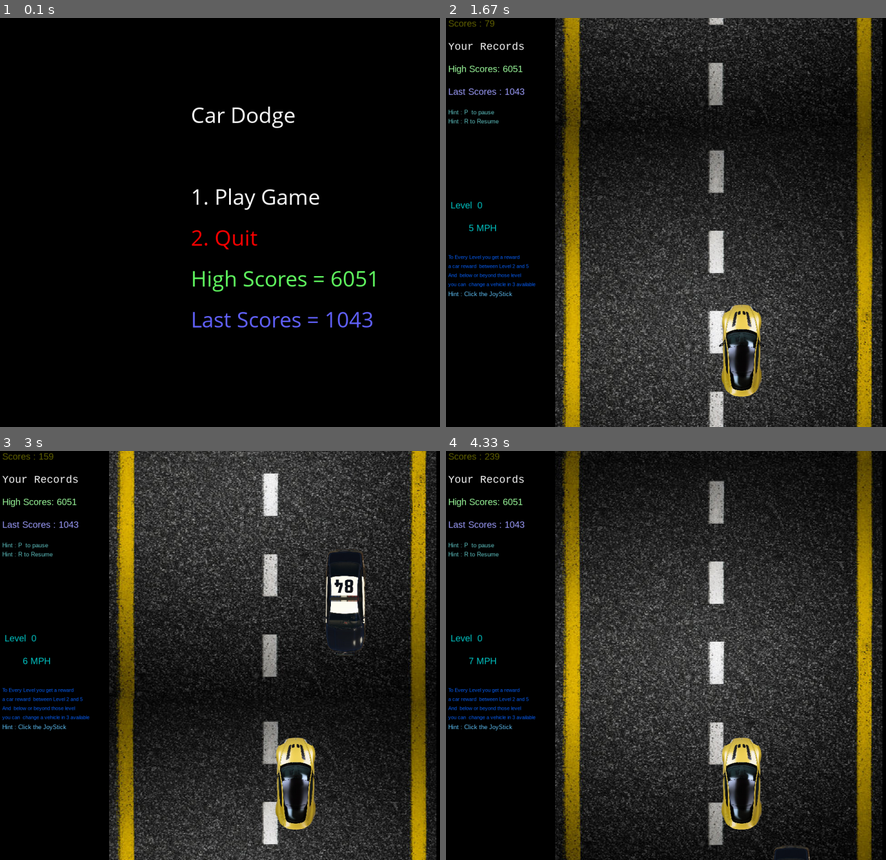
Above: before the commit, frames 1-4 (two rows, left to right).
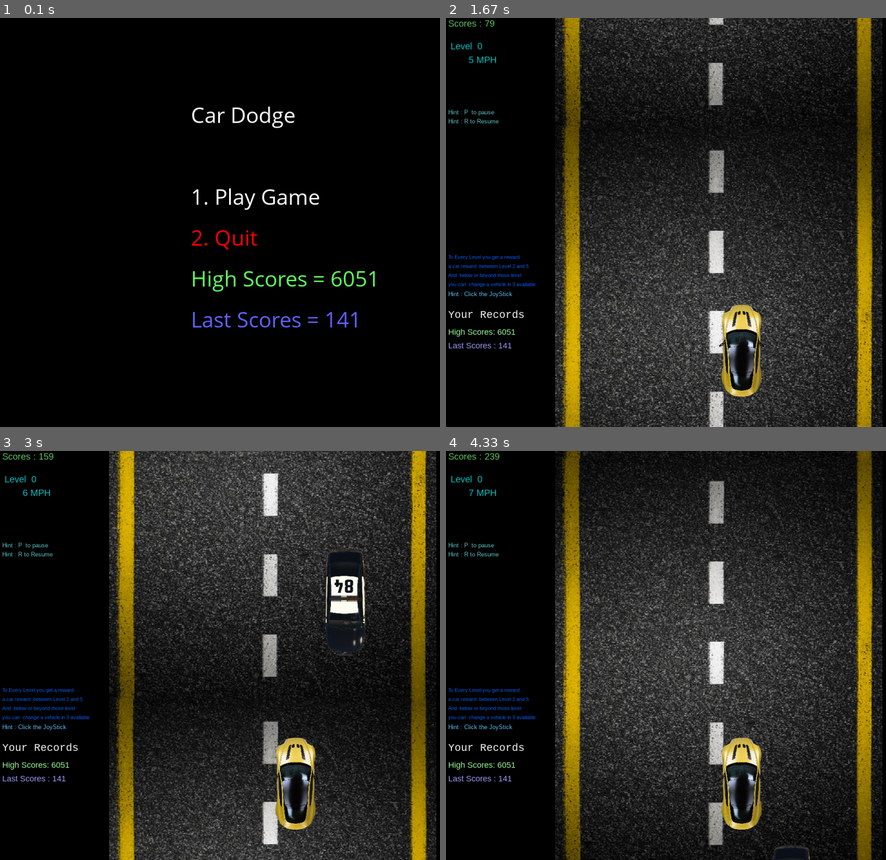
Above: after the commit, the same moments.

Repository: Exaucee-09/Road_Dash_2D_car_pygame
Game: pygame game, started from index.py
Same seed, same stepped clock (60 frames per second), same inputs: the game is played once before the commit and once after it.
Inputs:
- Up to frame 1 (0.1 s): no input
- Up to frame 2 (1.67 s): tap 1 at 0.33 s
- Up to frame 3 (3 s): no input
- Up to frame 4 (4.33 s): no input

The runs differ from the first frame. In frame 1, 0.2% of the frame differs, in the area x 76-85%, y 71-76%; in frame 2, 1.0%; in frame 3, 1.0%, in the area x 0-18%, y 0-81%; in frame 4, 1.0%.

Commit message:
new updates and hints

Diff:
--- a/history/scores.txt
+++ b/history/scores.txt
@@ -1,2 +1,2 @@
 highest_score = 6051
-last_score = 1043
+last_score = 141
--- a/index.py
+++ b/index.py
@@ -311,13 +311,14 @@
 
     def highscore_and_speed(self):
         font = pygame.font.SysFont("arial", 20)
+        font0 = pygame.font.SysFont("arial", 18)
         font2 = pygame.font.SysFont("lucidaconsole", 23)
         font3 = pygame.font.SysFont("arial", 11)
         font4 = pygame.font.SysFont("arial", 13)
-        text = font.render("Scores : "+str(self.count), True, (100, 100, 0))
+        text = font.render("Scores : "+str(self.count), True, (100, 200, 100))
         text1 = font2.render("Your Records", True, (255, 255, 255))
-        text2 = font.render(f"High Scores: {self.h_scores}", True, (160, 255, 160))
-        text3 = font.render(f"Last Scores : {self.l_scores}", True, (160, 160, 255))
+        text2 = font0.render(f"High Scores: {self.h_scores}", True, (160, 255, 160))
+        text3 = font0.render(f"Last Scores : {self.l_scores}", True, (160, 160, 255))
         text4 = font4.render(f"Hint : P  to pause", True, (100, 200, 200))
         text5 = font4.render(f"Hint : R to Resume ", True, (100, 200, 200))
         text6 = font3.render(f"To Every Level you get a reward ", True, (10, 100, 255))
@@ -326,9 +327,9 @@
         text9 = font3.render(f"you can  change a vehicle in 3 available", True, (10, 100, 255))
         text10 = font4.render(f"Hint : Click the JoyStick ", True, (100, 200, 255))
         self.gameDisplay.blit(text, (5, 0))
-        self.gameDisplay.blit(text1, (5, 50))
-        self.gameDisplay.blit(text2, (5, 100))
-        self.gameDisplay.blit(text3, (5, 150))
+        self.gameDisplay.blit(text1, (5, 640))
+        self.gameDisplay.blit(text2, (5, 680))
+        self.gameDisplay.blit(text3, (5, 710))
         self.gameDisplay.blit(text4, (5, 200))
         self.gameDisplay.blit(text5, (5, 220))
         self.gameDisplay.blit(text6, (5, 520))
@@ -338,8 +339,8 @@
         self.gameDisplay.blit(text10, (5, 600))
         speed_text = font.render(f"{int((self.count/100) +5)} MPH ", True, (0, 200, 200))
         menu_text = font.render(f"Level  {int(self.count/1000)} ", True, (0, 200, 200))
-        self.gameDisplay.blit(menu_text, (10, 400))
-        self.gameDisplay.blit(speed_text, (50, 450))
+        self.gameDisplay.blit(menu_text, (10, 50))
+        self.gameDisplay.blit(speed_text, (50, 80))
         if self.count in increase_speed:
             self.bg_speed += 1 + float(self.count / 1000.0)
             self.enemy_car_speed += 2 + float(self.count / 1000.0)
